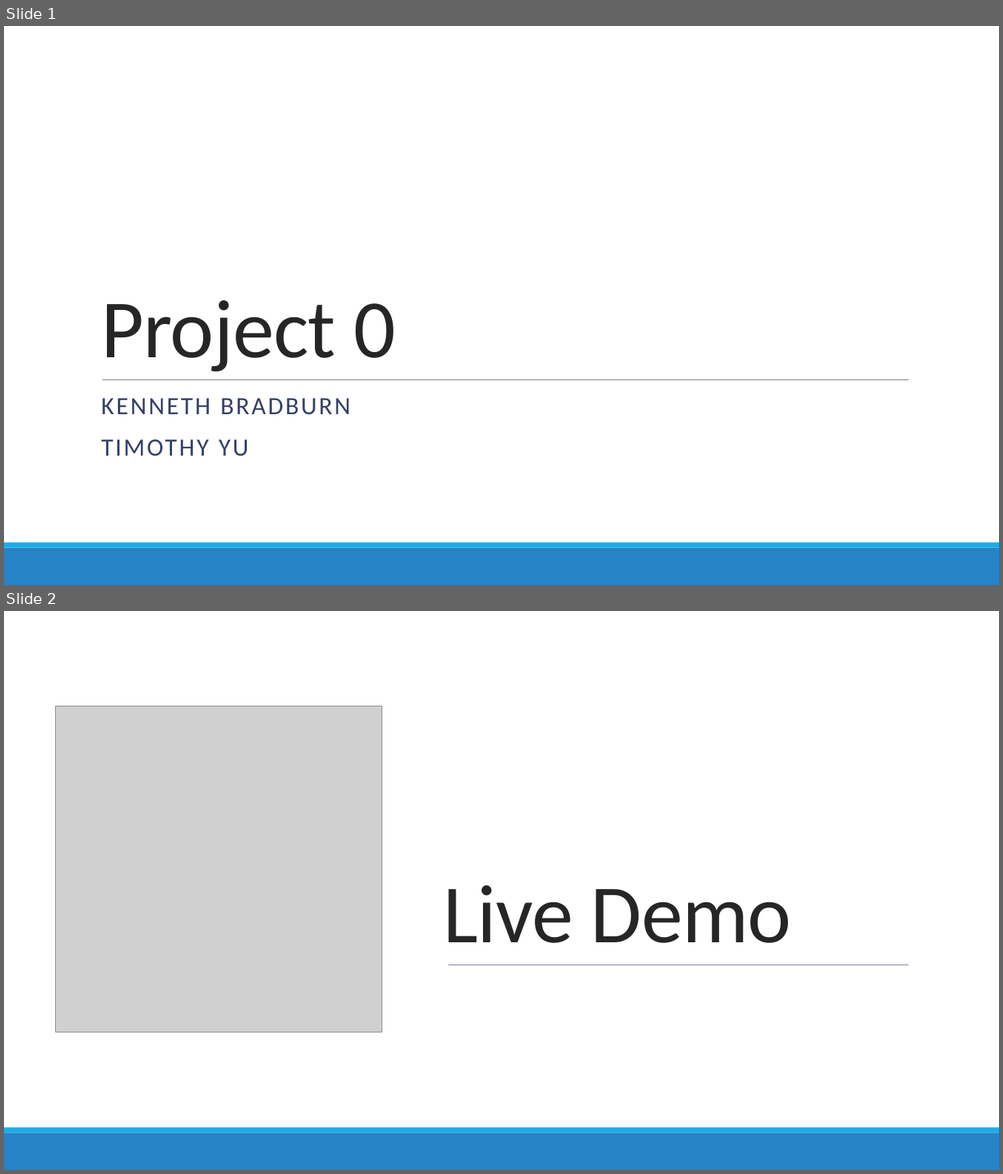
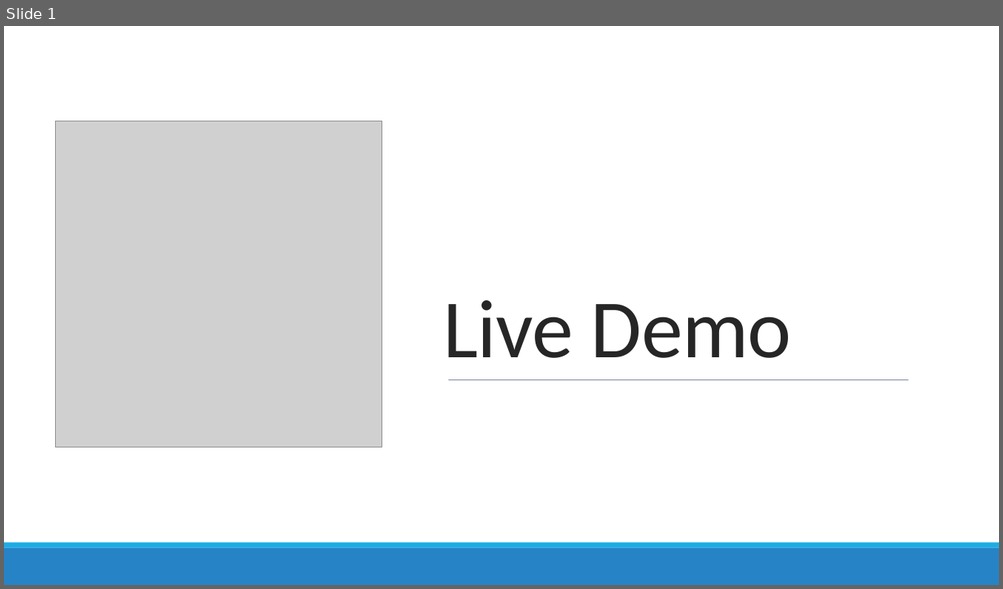
Before and after one commit to 210927-Reston-UiPath/Yu_T_Bradburn_K-P0, a slide deck: P0 presentation.pptx. Shown one above the other, each under a label of ours: slides 1 and 2 before the commit, slide 1 after it. The pictures are 1003x1174 and 1003x589 pixels, drawn with LibreOffice and Linux fonts; fonts in the diff are those of the drawing; grey boxes stand for pictures. Boxes give left, top, right and bottom in pixels: in the first picture for what was removed or moved away, otherwise in the second. Text is boxed around its words. In the diff, an @@ line names an element or a change of style, - is before the commit and + after.

```diff
--- a/P0 presentation.pptx
+++ b/P0 presentation.pptx
@@ slide 1 removed at [4, 26, 999, 585], background #FFFFFF @@
@@ title removed at [101, 301, 395, 372] @@
-Project 0
@@ line removed from (102, 380) to (908, 380) @@
@@ subtitle removed at [101, 398, 350, 457] @@
-KENNETH BRADBURN
-TIMOTHY YU
@@ rectangle removed at [4, 548, 999, 585] @@
@@ rectangle removed at [4, 543, 999, 548] @@
@@ what was slide 2 is now slide 1 @@
```
Also in this commit, not shown: 2 slides changed, 1 slide added.
